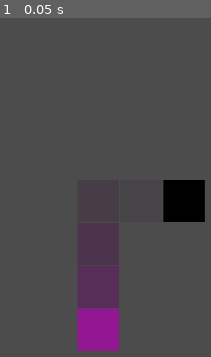
Above: before the commit, frame 1.
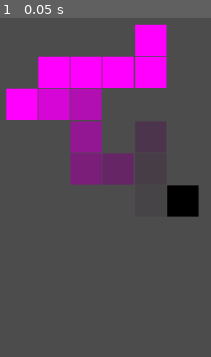
Above: after the commit, the same moment.

Repository: linkwin/NecroMansion
Game: Godot game, scene res://Maps/Random_Map.tscn
Two runs of this game, one before a commit and one after it. Both use one fixed random seed, a clock stepped at 60 frames per second and the inputs below. The engine's default icon, where the game draws it, is replaced by a stand-in: a white triangle on a blue panel in a dark square.
Inputs:
- Up to frame 1 (0.05 s): no input

The runs differ from the first frame. In frame 1, 22% of the frame differs, in the area x 2-98%, y 1-99%.

Commit message:
More Better Random

Diff:
--- a/Maps/Map Layout Generator.gd
+++ b/Maps/Map Layout Generator.gd
@@ -2,10 +2,10 @@
 
 
 var ARoom = preload("res://Maps/MiniMapBlocks/Rooms.tscn")
+var init_seed := hash("Carrotds")
+var directions := [Vector2(1, 0), Vector2(-1, 0), Vector2(0, 1), Vector2(0, -1)]
 
-var init_seed := hash("Carrots")
 
-var directions := [Vector2(1, 0), Vector2(-1, 0), Vector2(0, 1), Vector2(0, -1)]
 
 
 func array_mult(in_array, inger):
@@ -16,7 +16,7 @@
 			out_array.append(j)
 	return(out_array)
 
-func spawn_room(_position=null, color_param=1):
+func spawn_room(_position, color_param=1):
 	var c = ARoom.instance()
 	add_child(c)
 	c.init(_position, color_param)
@@ -28,9 +28,9 @@
 # per room-property per room
 # Example: prob_dists = [ [[1, 4], [1, 3, 3, 3]], [[1, 1], [2, 0, 6, 3]]] , [ [[ ...
 #                       (Room 1-  (Property 1- ((Rel Prob 1, Rel Prob 2), ...), ... )
-# Need to be sure these arrays match in size with data_pts_per_room list
+# Need to be sure these arrays match in size
 
-func room_data_load(map, initial_seed, data_pts_per_room, prob_dists):
+func room_data_load(map, initial_seed, prob_dists):
 	var room_prop_rng = RandomNumberGenerator.new()
 	var map_data := []
 	room_prop_rng.seed = initial_seed + 200
@@ -51,30 +51,29 @@
 		i += 20
 		map_data.append(room_data)
 	print("MAP DATA: ", map_data)
-
-
-
-
-
+	return(map_data)
 
 
 
 
 func navigation_load(map, directions):
 	var map_nav := []
-	var poss_dir := []
 	for room in map:
+		var poss_dir := []
 		for dir in directions:
 			if room+dir in map:
 				poss_dir.append(dir)
 		map_nav.append(poss_dir)
-	print("DOOR DIRECTIONS: ", map_nav)
+	#print("DOOR DIRECTIONS: ", map_nav)
+	return(map_nav)
 
 # Called when the node enters the scene tree for the first time.
 func _ready():
 	var room_rng = RandomNumberGenerator.new()
-	var num_rooms := 6
+	var num_rooms := 15
 	var map := []
+	var map_navi := []
+	var map_datas := []
 	room_rng.seed = init_seed
 	var current_position = Vector2(0,0)
 	var new_direction = Vector2()
@@ -89,8 +88,8 @@
 		i += 1
 	print("MAP COORDINATES: ", map)
 	print("")
-	navigation_load(map, directions)
-	room_data_load(map, init_seed, 2, array_mult([[[1, 1], [1, 2]]], 6) )
+	map_navi = navigation_load(map, directions)
+	map_datas = room_data_load(map, init_seed, array_mult([[[1, 1], [1, 2]]], num_rooms) )
 # Called every frame. 'delta' is the elapsed time since the previous frame.
 #func _process(delta):
-#	pass
+#	pass[    [[5 3 2], [10 4 1], [1 1 1 1 1 1], ...
--- a/Maps/Random_Map.tscn
+++ b/Maps/Random_Map.tscn
@@ -8,5 +8,5 @@
 [node name="Camera2D" type="Camera2D" parent="."]
 position = Vector2( -4, 0 )
 current = true
-zoom = Vector2( 0.6, 0.6 )
+zoom = Vector2( 0.8, 0.8 )
 editor_draw_limits = true
